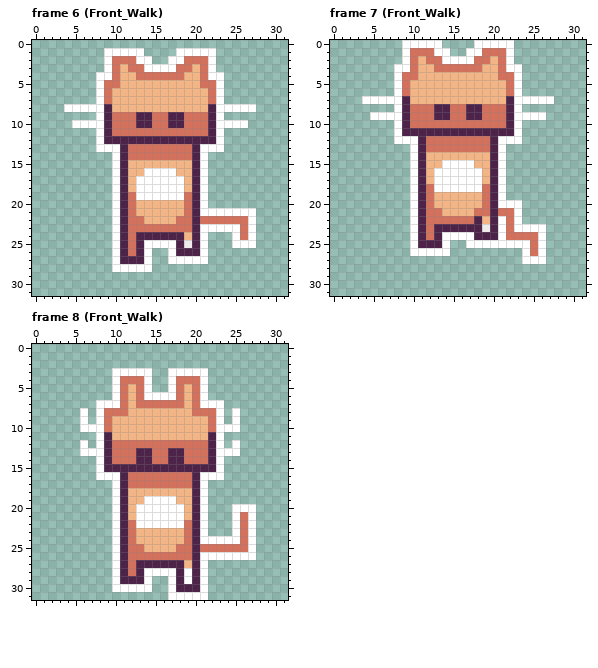
A pixel-art file gets an edit: public/assets/Sprites/Player/Player.aseprite. This is how it looked before the edit.
32x32 pixels, 29 frames. Shown: frame 6 (Front_Walk), frame 7 (Front_Walk), frame 8 (Front_Walk). The commit also changed other frames, which this record leaves out.
Now the later version:
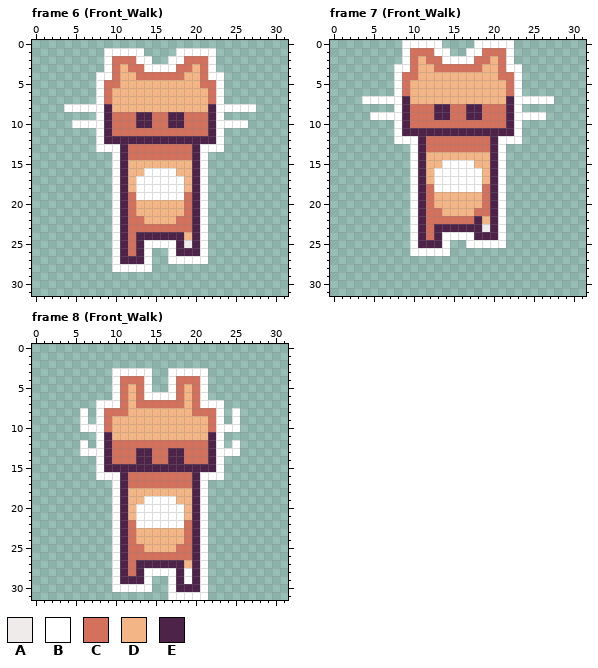
Palette (. is transparent): A #efebea  B #ffffff  C #d4715d  D #f3b486  E #4d234a
Edits made:
--- frame 6 (Front_Walk)
@@ x 19..29 @@
 20 CEB........
-21 CEBBBBBBB..
-22 CECCCCCCB..
-23 CEBBBBBCB..
-24 DEB...BCB..
-25 AEB...BBB..
+21 CEB........
+22 CEB........
+23 CEB........
+24 DEB........
+25 AEB........
 26 EEB........
--- frame 7 (Front_Walk)
@@ x 19..28 @@
 19 CEB.......
-20 CEBBB.....
-21 CECCB.....
-22 DEBCB.....
-23 AEBCBBBB..
-24 EEBCCCCB..
-25 BBBBBBCB..
-26 .....BCB..
-27 .....BBB..
+20 CEB.......
+21 CEB.......
+22 DEB.......
+23 AEB.......
+24 EEB.......
+25 BBB.......
+26 ..........
+27 ..........
 28 ..........
--- frame 8 (Front_Walk)
@@ x 19..29 @@
 19 DEB........
-20 DEB...BBB..
-21 DEB...BCB..
-22 CEB...BCB..
-23 CEB...BCB..
-24 CEBBBBBCB..
-25 CECCCCCCB..
-26 CEBBBBBBB..
+20 DEB........
+21 DEB........
+22 CEB........
+23 CEB........
+24 CEB........
+25 CEB........
+26 CEB........
 27 DEB........
